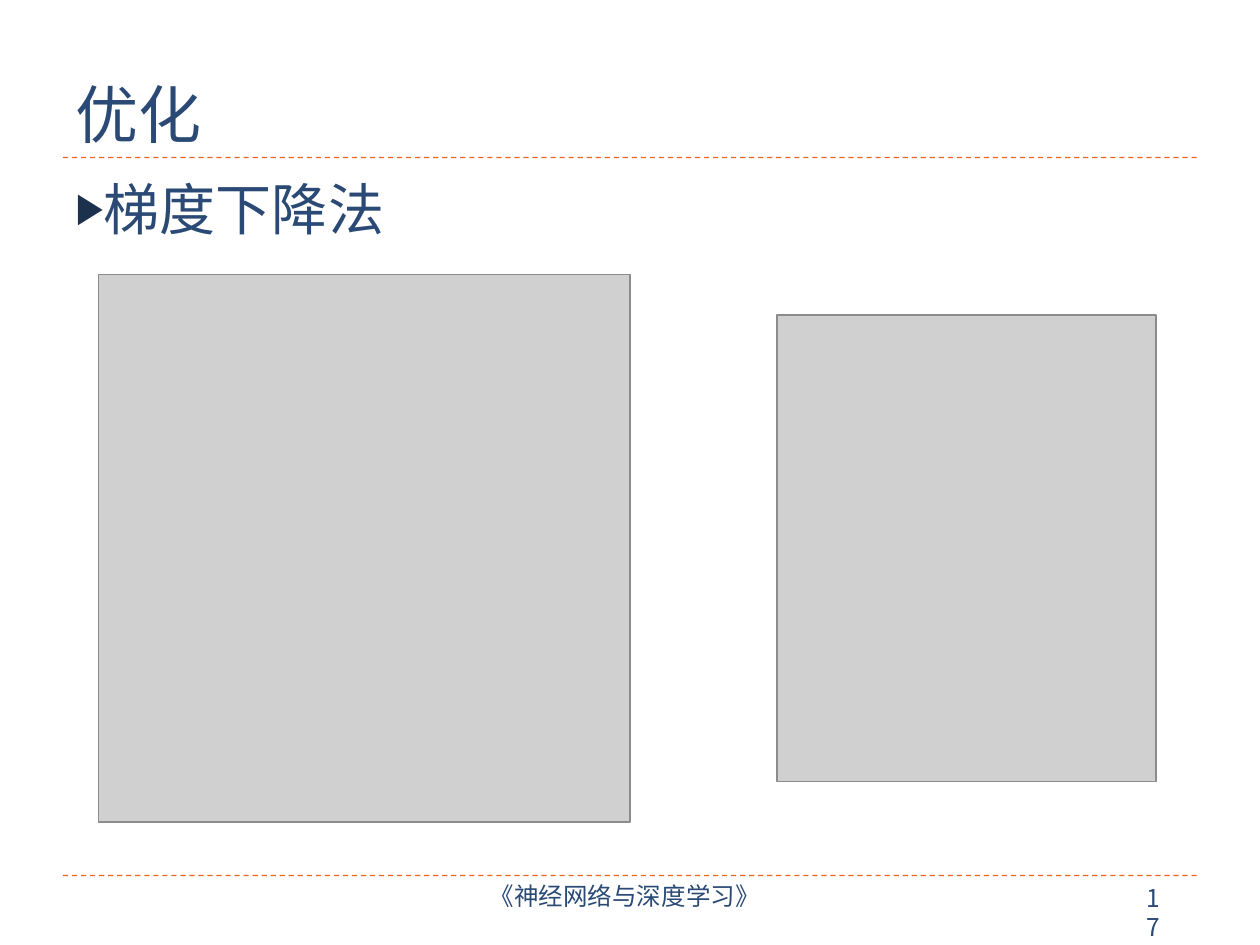
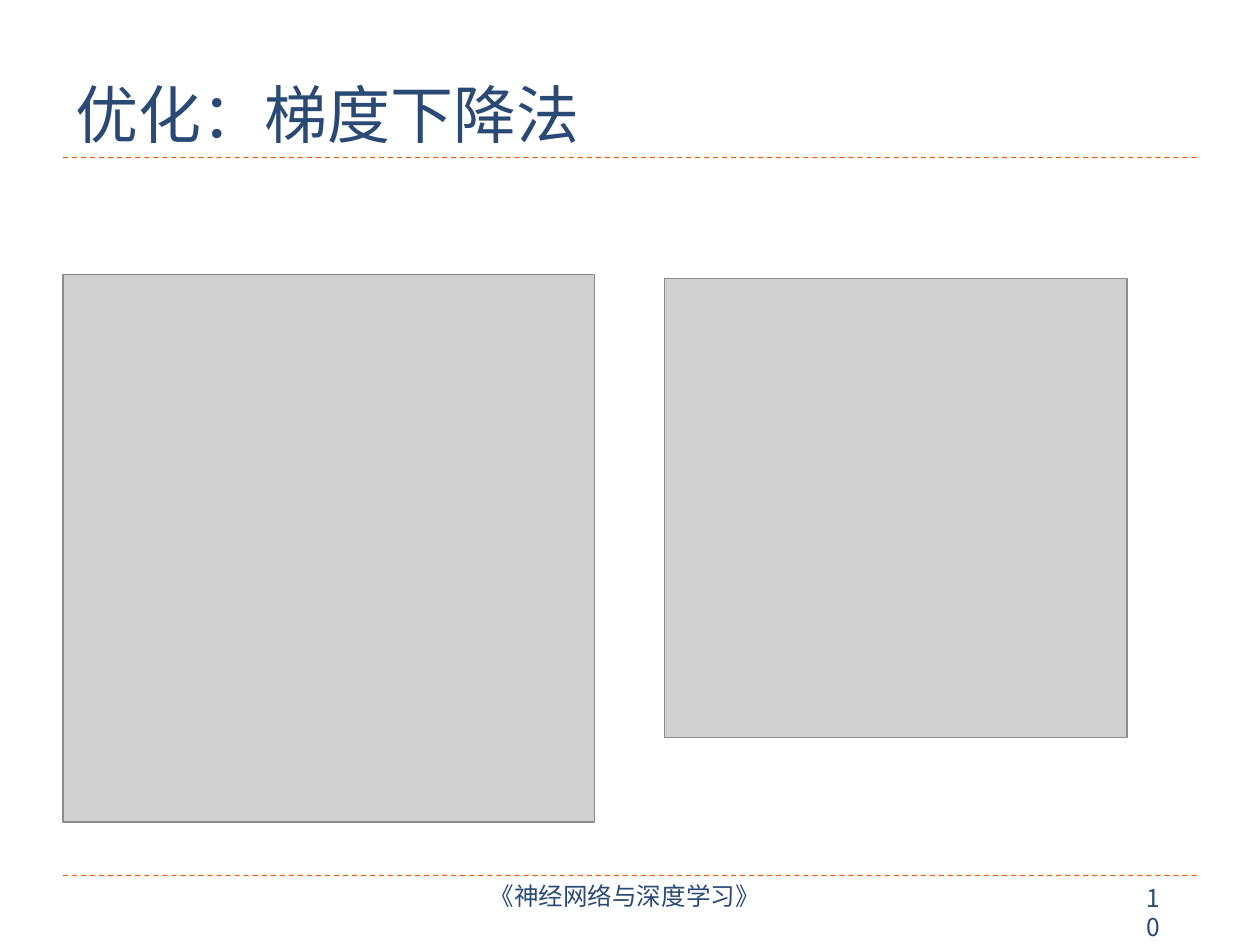
Before and after one commit to nndl/nndl.github.io, a slide deck: slide 10 of ppt/chap-机器学习概述.pptx (slide 17 before the commit). Drawn at 1260x945 pixels with LibreOffice and Linux fonts; fonts in the diff are those of the drawing; grey boxes stand for pictures. Boxes give left, top, right and bottom in pixels: in the first picture for what was removed or moved away, otherwise in the second. Text is boxed around its words. In the diff, an @@ line names an element or a change of style, - is before the commit and + after.

```diff
--- a/ppt/chap-机器学习概述.pptx
+++ b/ppt/chap-机器学习概述.pptx
@@ title at <box>76,85,580,143</box>: text changed @@
-优化
+优化：梯度下降法
@@ text removed at <box>104,183,384,235</box> @@
-▶ 梯度下降法
@@ picture: place and size @@
-picture at <box>98,275,630,822</box>
+picture at <box>63,275,595,822</box>
@@ picture: place and size @@
-picture at <box>777,315,1157,781</box>
+picture at <box>664,278,1126,737</box>
@@ page number at <box>1134,877,1186,920</box>: text changed @@
-17
+10
```
Also in this commit, not shown: 10 other slides changed, 14 slides added, 5 slides removed, 5 other files.
